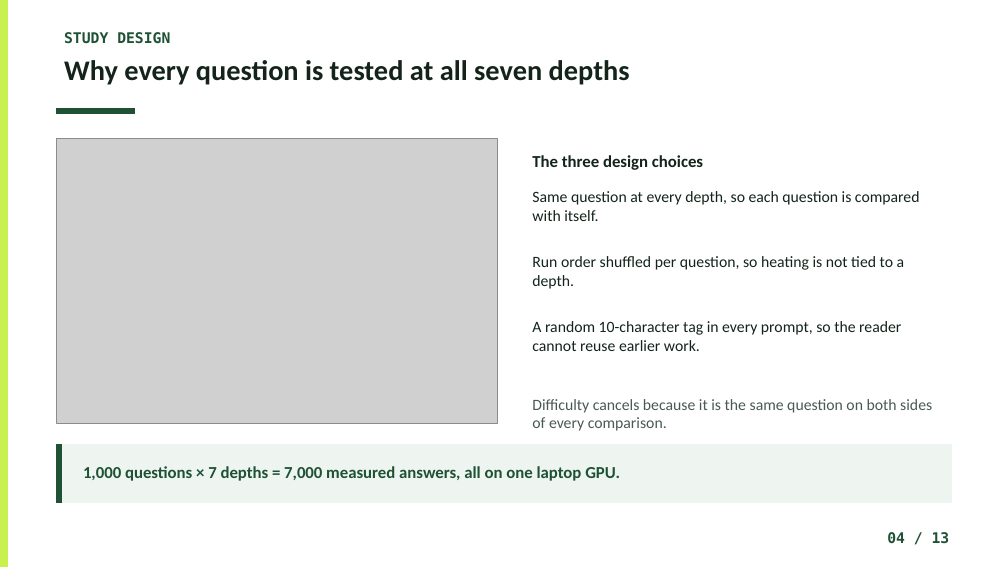
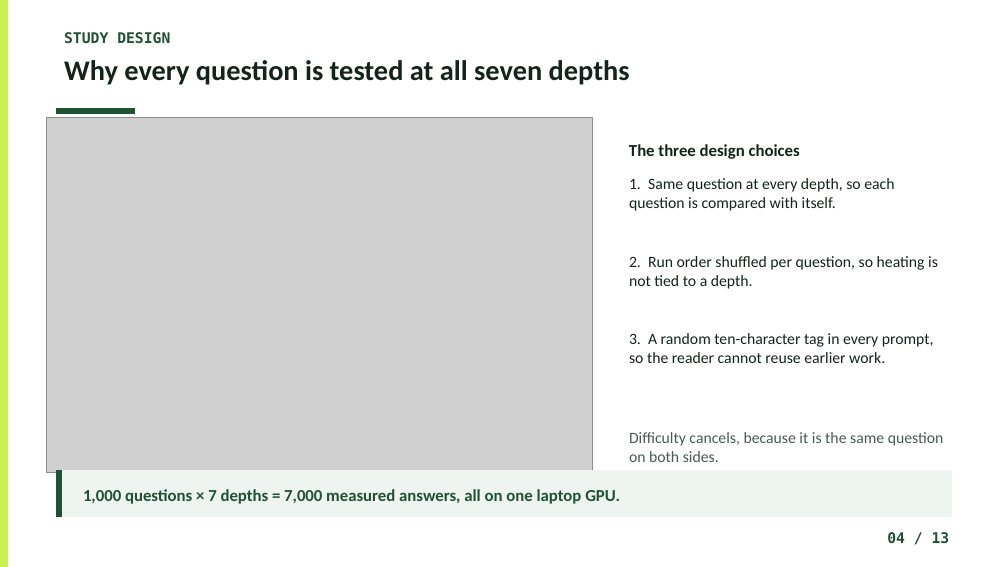
Before and after one commit to Atik203/energy-optimal-rag, a slide deck: slide 4 of Slides/Energy_Methodology_Presentation.pptx. Drawn at 1008x567 pixels with LibreOffice and Linux fonts; fonts in the diff are those of the drawing; grey boxes stand for pictures. Boxes give left, top, right and bottom in pixels: in the first picture for what was removed or moved away, otherwise in the second. Text is boxed around its words. In the diff, an @@ line names an element or a change of style, - is before the commit and + after.

Commit message:
docs: two main slides per member, fix pipeline label, enlarge sweep figure
Deck: slide 3 pipeline label now sits inside its box; slide 4 sweep figure enlarged to 520x338 with the three choices beside it; slide 12 rebuilt as the closing slide so the run is 1 title, 10 main slides (2 per member), 1 close, 1 references. Findings content folded into the close. Script re-mapped to match: Member 4 takes slides 8-9, Member 5 takes 10-11 and closes at 12. All five speakers 1.43-1.51 min, 735 words, 7.35 min.

```diff
--- a/Slides/Energy_Methodology_Presentation.pptx
+++ b/Slides/Energy_Methodology_Presentation.pptx
@@ picture resized from (x1=57, y1=138, x2=498, y2=423) to (x1=46, y1=118, x2=592, y2=473) @@
@@ text "The three design choices" moved from (x1=532, y1=155, x2=703, y2=170) to (x1=629, y1=144, x2=800, y2=159) @@
@@ text at (x1=629, y1=178, x2=894, y2=211): text changed @@
-Same question at every depth, so each question is compared with itself.
+1. Same question at every depth, so each question is compared with itself.
@@ text at (x1=629, y1=256, x2=938, y2=289): text changed @@
-Run order shuffled per question, so heating is not tied to a depth.
+2. Run order shuffled per question, so heating is not tied to a depth.
@@ text at (x1=629, y1=333, x2=934, y2=363): text changed @@
-A random 10-character tag in every prompt, so the reader cannot reuse earlier work.
+3. A random ten-character tag in every prompt, so the reader cannot reuse earlier work.
@@ text at (x1=629, y1=432, x2=944, y2=462): text changed @@
-Difficulty cancels because it is the same question on both sides of every comparison.
+Difficulty cancels, because it is the same question on both sides.
@@ rectangle resized from (x1=57, y1=445, x2=951, y2=502) to (x1=57, y1=470, x2=951, y2=516) @@
@@ rectangle resized from (x1=57, y1=445, x2=61, y2=502) to (x1=57, y1=470, x2=61, y2=516) @@
@@ text "1,000 questions × 7 depths ..." moved from (x1=83, y1=466, x2=620, y2=481) to (x1=83, y1=489, x2=620, y2=504) @@
```
Also in this commit, not shown: 1 other slide changed, 1 slide added, 1 slide removed, 13 other files.
